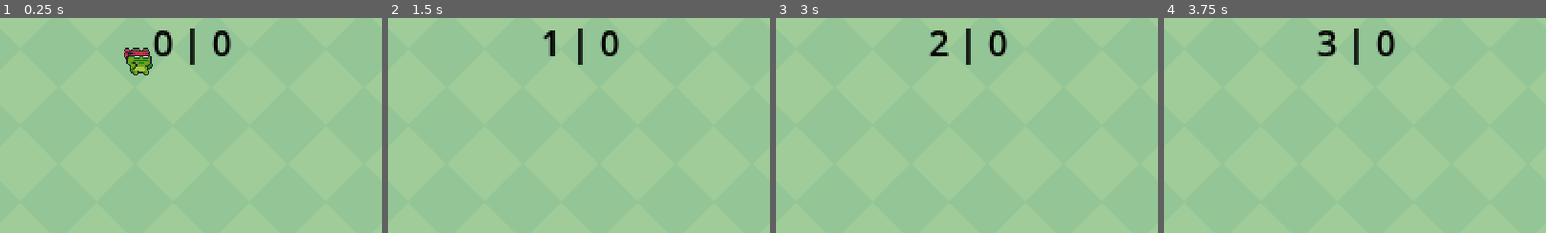
Above: before the commit, frames 1-4 (left to right).
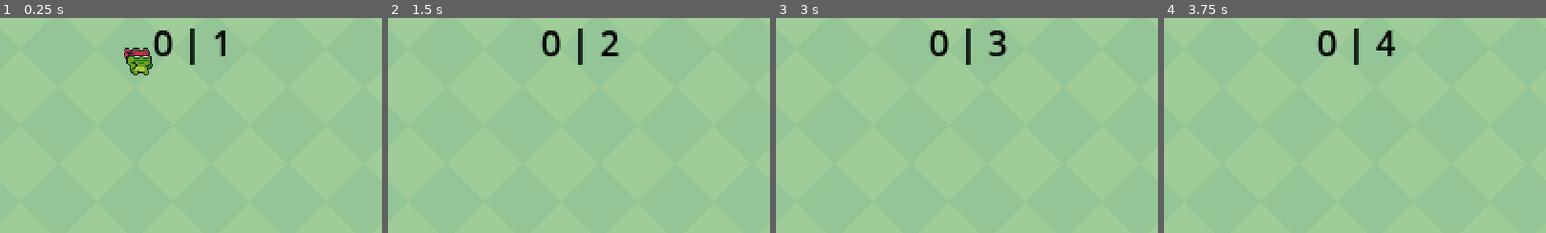
Above: after the commit, the same moments.

Repository: gubadam/godot-pong
Game: Godot game, scene res://main.tscn
The game is run twice, just before and just after one commit, with the same random seed, the same clock (stepped at 60 frames per second) and the same inputs.
Inputs:
- Up to frame 1 (0.25 s): no input
- Up to frame 2 (1.5 s): no input
- Up to frame 3 (3 s): no input
- Up to frame 4 (3.75 s): no input
The pictures show only the part of the screen within x 24-74%, y 0-50%; the shares and areas given below are measured in that part.

The runs differ from the first frame. In frame 1, 0.4% of the frame differs, in the area x 55-61%, y 5-18%; in frame 2, 0.8%, in the area x 40-61%, y 5-18%; in frame 3, 0.7%; in frame 4, 0.7%.

Commit message:
add one score - left

Diff:
--- a/main.tscn
+++ b/main.tscn
@@ -464,7 +464,7 @@
 default_font_size = 30
 
 [sub_resource type="RectangleShape2D" id="RectangleShape2D_381t7"]
-size = Vector2(303, 1)
+size = Vector2(319.5, 1)
 
 [node name="Main" type="Node2D"]
 scale = Vector2(2, 2)
@@ -517,4 +517,11 @@
 position = Vector2(152, 319.5)
 shape = SubResource("RectangleShape2D_381t7")
 
+[node name="Area2D2" type="Area2D" parent="."]
+
+[node name="CollisionShape2D" type="CollisionShape2D" parent="Area2D2"]
+position = Vector2(479.75, 319.5)
+shape = SubResource("RectangleShape2D_381t7")
+
 [connection signal="body_entered" from="Area2D" to="UserInterface/scoreLabel" method="_on_area_2d_body_entered"]
+[connection signal="body_entered" from="Area2D2" to="UserInterface/scoreLabel" method="_on_area_2d_2_body_entered"]
--- a/scoreLabel.gd
+++ b/scoreLabel.gd
@@ -21,4 +21,8 @@
 
 func _on_area_2d_body_entered(body):
 	print(body.name == "Ball")
+	_on_p2_score()
+
+func _on_area_2d_2_body_entered(body):
+	print(body.name == "Ball")
 	_on_p1_score()
